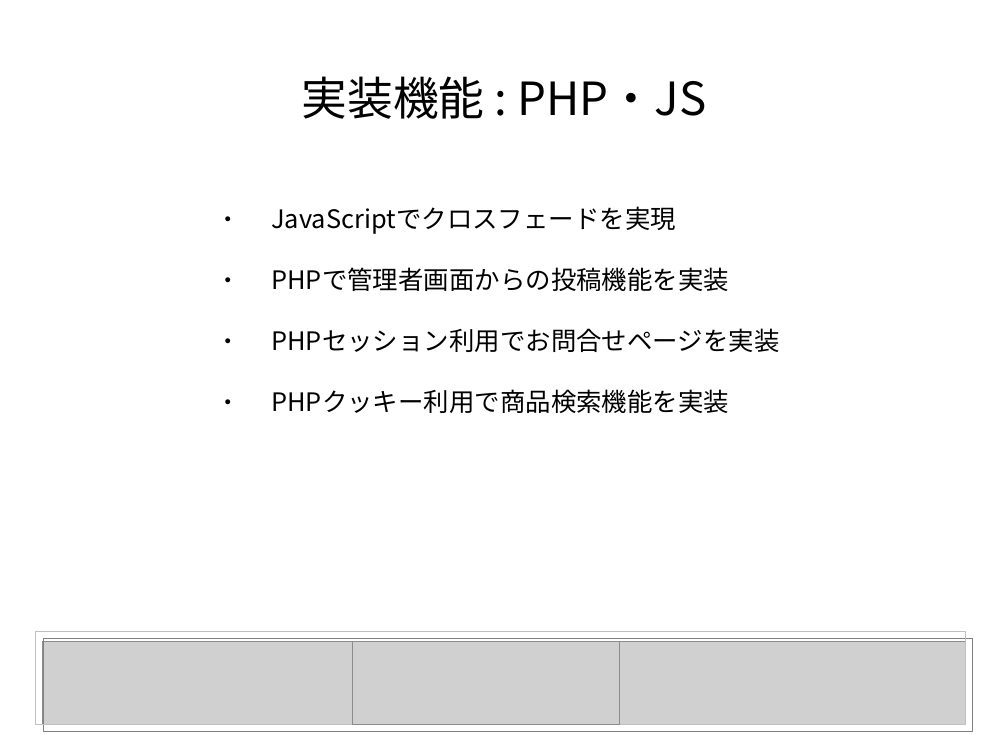
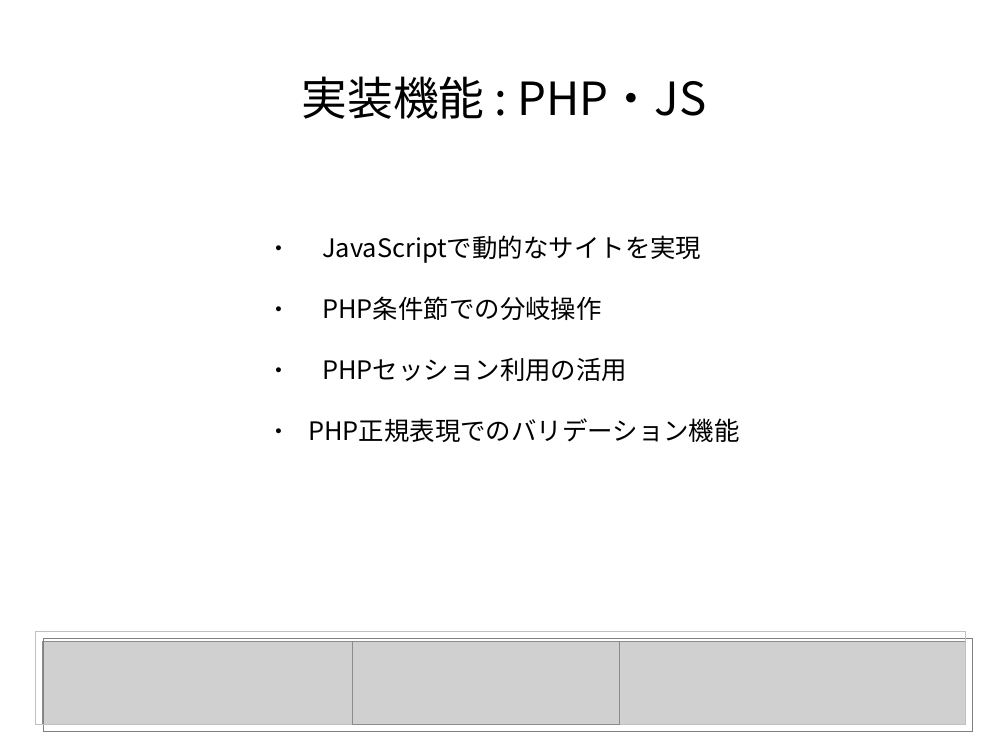
Before and after one commit to cameraluvsme/zdrive, a slide deck: slide 4 of grad_thesis.odp. Drawn at 1008x756 pixels with LibreOffice and Linux fonts; fonts in the diff are those of the drawing; grey boxes stand for pictures. Boxes give left, top, right and bottom in pixels: in the first picture for what was removed or moved away, otherwise in the second. Text is boxed around its words. In the diff, an @@ line names an element or a change of style, - is before the commit and + after.

```diff
--- a/grad_thesis.odp
+++ b/grad_thesis.odp
@@ subtitle at [308, 235, 740, 442]: text changed @@
-● JavaScriptでクロスフェードを実現
-● PHPで管理者画面からの投稿機能を実装
-● PHPセッション利用でお問合せページを実装
-● PHPクッキー利用で商品検索機能を実装
+● JavaScriptで動的なサイトを実現
+● PHP条件節での分岐操作
+● PHPセッション利用の活用
+● PHP正規表現でのバリデーション機能
```
Also in this commit, not shown: 2 other slides changed, 2 other files.
